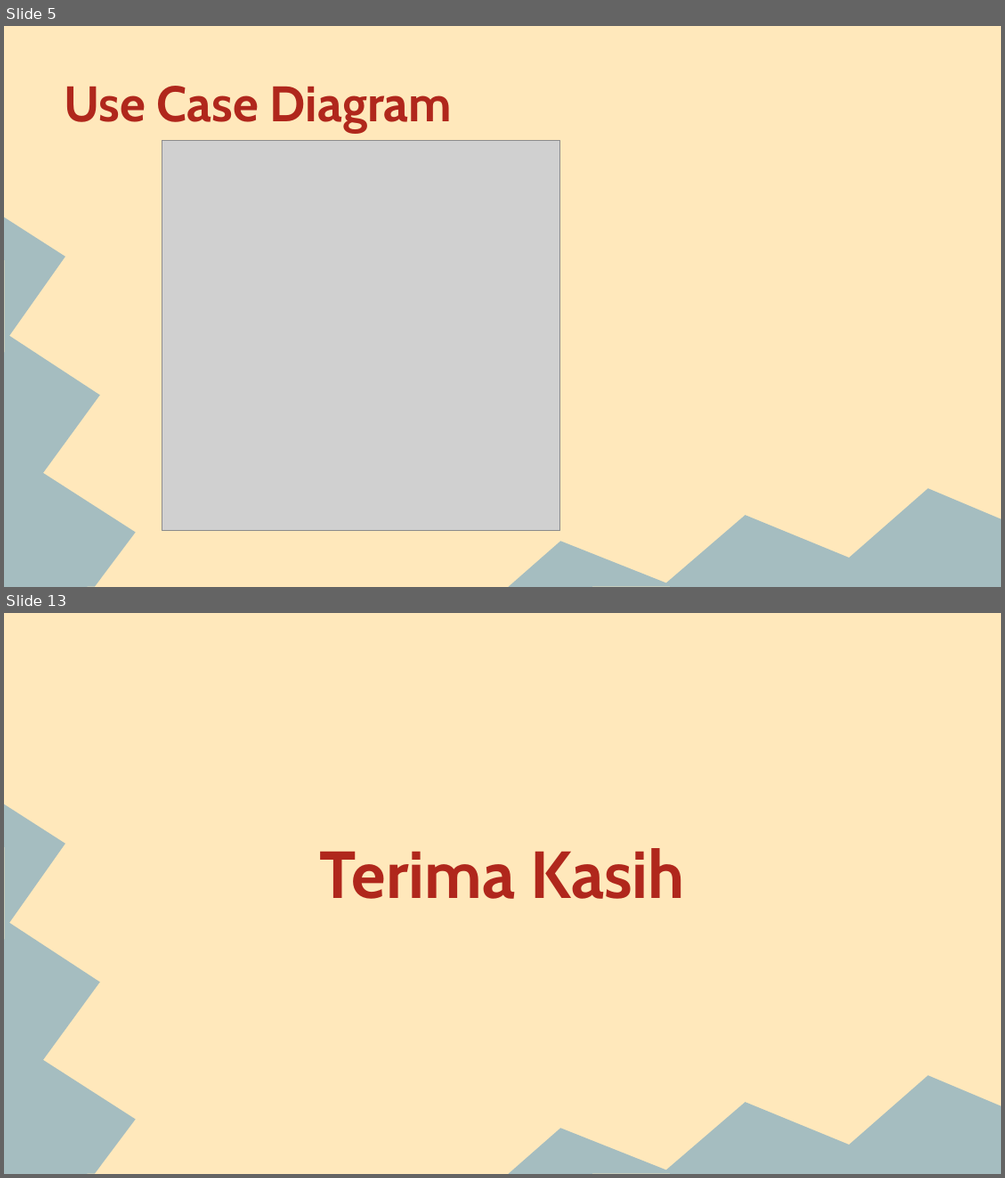
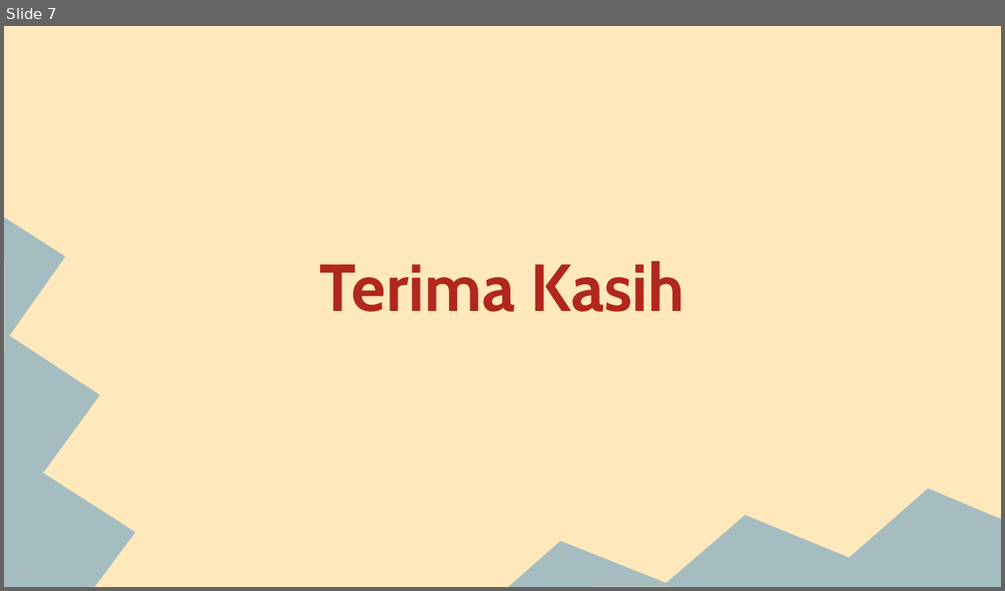
Before and after one commit to kikiiramdhani123/basdat-dan-psbo, a slide deck: PPT Presentasi Akhir.pptx. Shown one above the other, each under a label of ours: slides 5 and 13 before the commit, slide 7 after it; the slides between them are not shown. The pictures are 1005x1178 and 1005x591 pixels, drawn with LibreOffice and Linux fonts; fonts in the diff are those of the drawing; grey boxes stand for pictures. Boxes give left, top, right and bottom in pixels: in the first picture for what was removed or moved away, otherwise in the second. Text is boxed around its words. In the diff, an @@ line names an element or a change of style, - is before the commit and + after.

```diff
--- a/PPT Presentasi Akhir.pptx
+++ b/PPT Presentasi Akhir.pptx
@@ slide 5 removed at (4, 26, 1001, 587), background #FFE8BB; not listed: 2 template elements that a slide beside it also shows @@
@@ title removed at (64, 86, 453, 133) @@
-Use Case Diagram
@@ picture removed at (162, 141, 560, 532) @@
@@ what was slide 13 is now slide 7 @@
```
Also in this commit, not shown: 2 slides changed, 4 slides added, 9 other slides removed, 6 other files.
